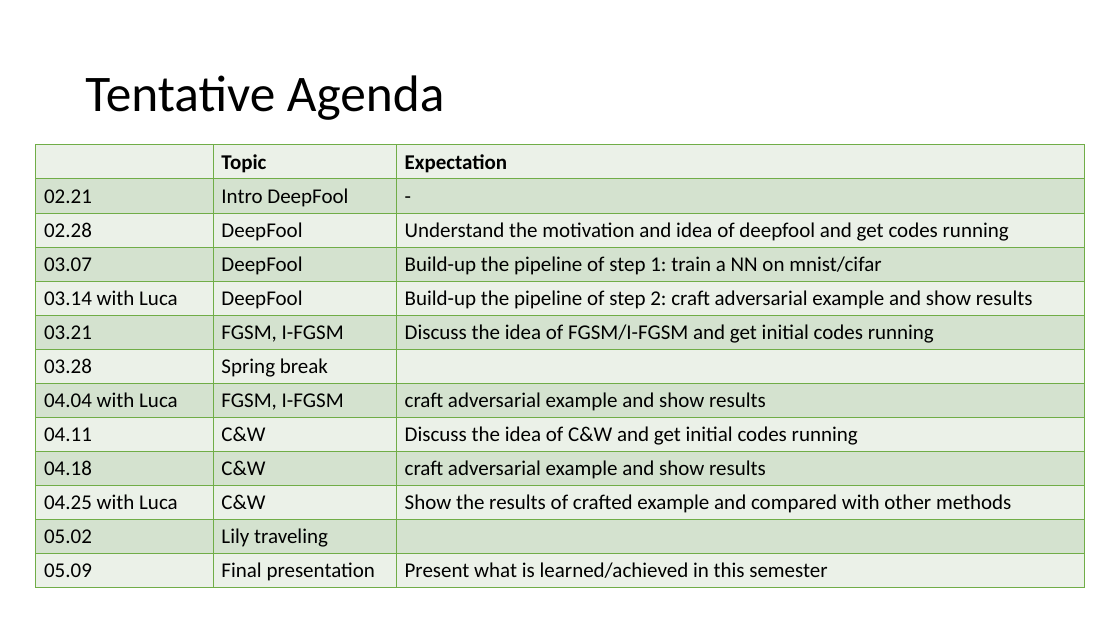
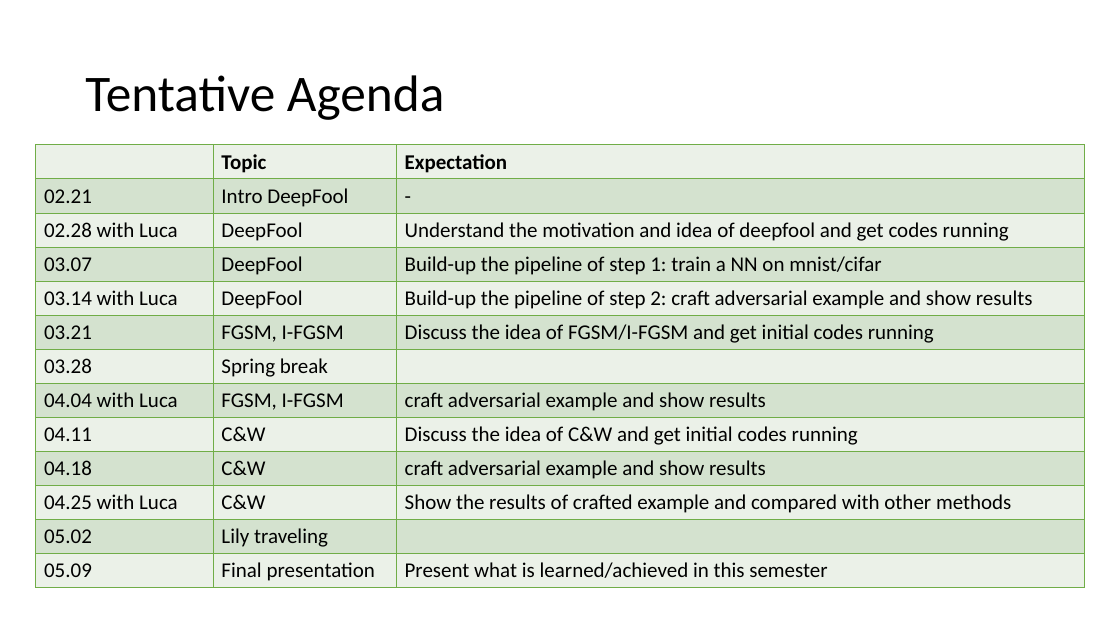
Before and after one commit to karunyas/DeepFool, a slide deck: slide 16 of Docs/Progress slides.pptx. Drawn at 1120x630 pixels with LibreOffice and Linux fonts; fonts in the diff are those of the drawing. Boxes give left, top, right and bottom in pixels: in the first picture for what was removed or moved away, otherwise in the second. Text is boxed around its words. In the diff, an @@ line names an element or a change of style, - is before the commit and + after.

```diff
--- a/Docs/Progress slides.pptx
+++ b/Docs/Progress slides.pptx
@@ table at (x1=35, y1=145, x2=1084, y2=588) @@
-row 3, column 1: 02.28
+row 3, column 1: 02.28 with Luca
```
Also in this commit, not shown: 1 slide added, 1 slide removed, 3 other files.
